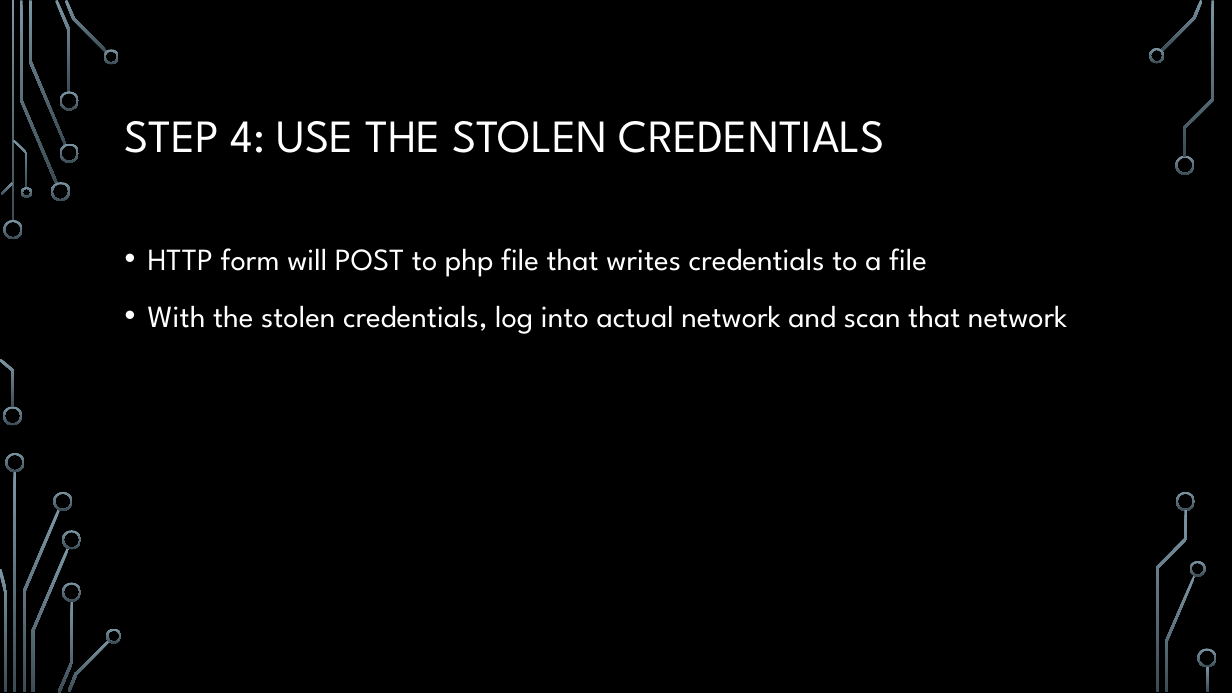
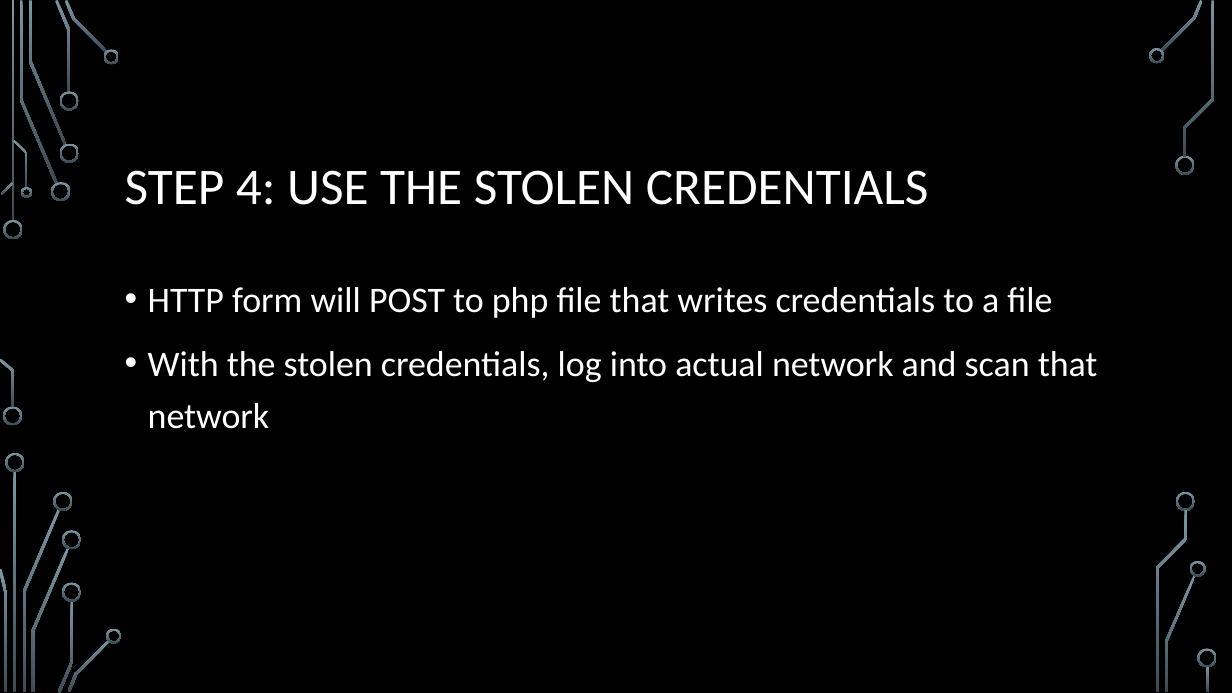
Before and after one commit to jessethd/EthicalHackingFinal, a slide deck: slide 9 of Presentation.pptx. Drawn at 1232x693 pixels with LibreOffice and Linux fonts; fonts in the diff are those of the drawing; background and template pictures are left out. Boxes give left, top, right and bottom in pixels: in the first picture for what was removed or moved away, otherwise in the second. Text is boxed around its words. In the diff, an @@ line names an element or a change of style, - is before the commit and + after.

```diff
--- a/Presentation.pptx
+++ b/Presentation.pptx
@@ title "STEP 4: USE THE STOLEN ...": place and size @@
-title "STEP 4: USE THE STOLEN ..." at bbox=[125, 121, 885, 153]
+title "STEP 4: USE THE STOLEN ..." at bbox=[125, 170, 929, 205]
@@ title "STEP 4: USE THE STOLEN ..." at bbox=[125, 170, 929, 205]: size 36 to 40 pt, font League Spartan to Calibri @@
@@ text "HTTP form will POST to ...": place and size @@
-text "HTTP form will POST to ..." at bbox=[148, 248, 1067, 334]
+text "HTTP form will POST to ..." at bbox=[148, 287, 1098, 429]
@@ text "HTTP form will POST to ..." at bbox=[148, 287, 1098, 429]: size 24 to 28 pt, font League Spartan to Calibri @@
```
Also in this commit, not shown: 11 other slides changed.
